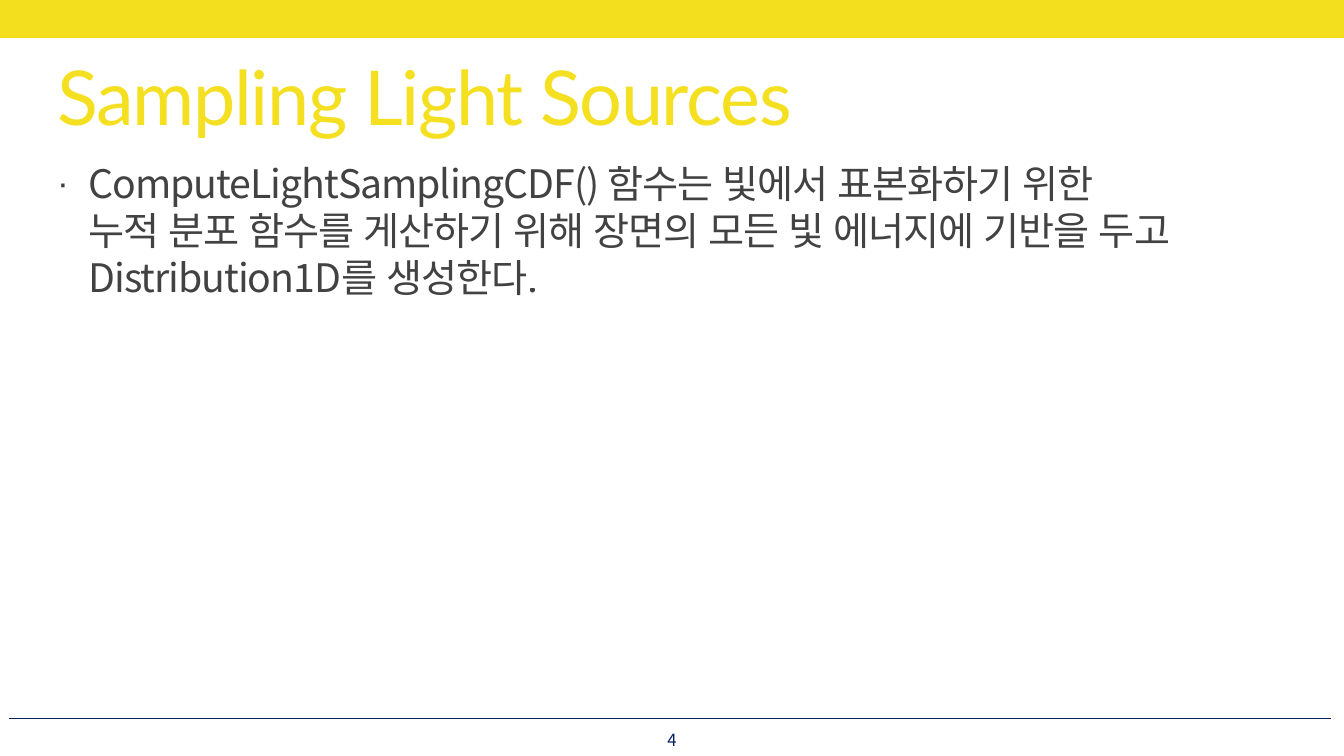
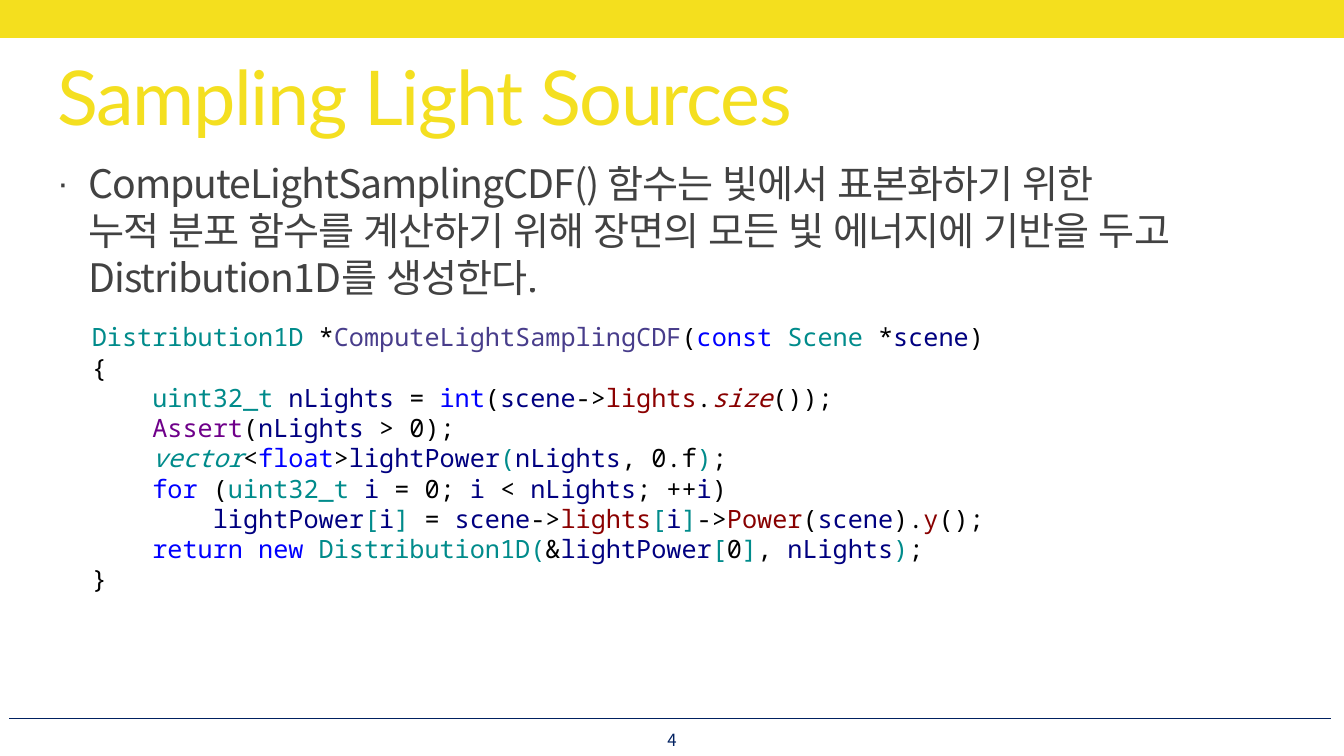
Before and after one commit to utilForever/PBRStudy, a slide deck: slide 4 of Physically Based Rendering - Chapter 14, Part 3.pptx. Drawn at 1344x756 pixels with LibreOffice and Linux fonts; fonts in the diff are those of the drawing. Boxes give left, top, right and bottom in pixels: in the first picture for what was removed or moved away, otherwise in the second. Text is boxed around its words. In the diff, an @@ line names an element or a change of style, - is before the commit and + after.

```diff
--- a/Physically Based Rendering - Chapter 14, Part 3.pptx
+++ b/Physically Based Rendering - Chapter 14, Part 3.pptx
@@ text at [89, 166, 1170, 295]: text changed @@
-· ComputeLightSamplingCDF() 함수는 빛에서 표본화하기 위한
-  누적 분포 함수를 게산하기 위해 장면의 모든 빛 에너지에 기반을 두고
-  Distribution1D를 생성한다.
+· ComputeLightSamplingCDF() 함수는 빛에서 표본화하기 위한
+  누적 분포 함수를 계산하기 위해 장면의 모든 빛 에너지에 기반을 두고
+  Distribution1D를 생성한다.
@@ text added at [92, 327, 984, 564], 18 pt, text #000080 @@
+Distribution1D *ComputeLightSamplingCDF(const Scene *scene) {
+uint32_t nLights = int(scene->lights.size());
+Assert(nLights > 0);
+vector<float>lightPower(nLights, 0.f);
+for (uint32_t i = 0; i < nLights; ++i)
+lightPower[i] = scene->lights[i]->Power(scene).y();
+return new Distribution1D(&lightPower[0], nLights);
+}
```
Also in this commit, not shown: 14 other slides changed, 23 slides added.
